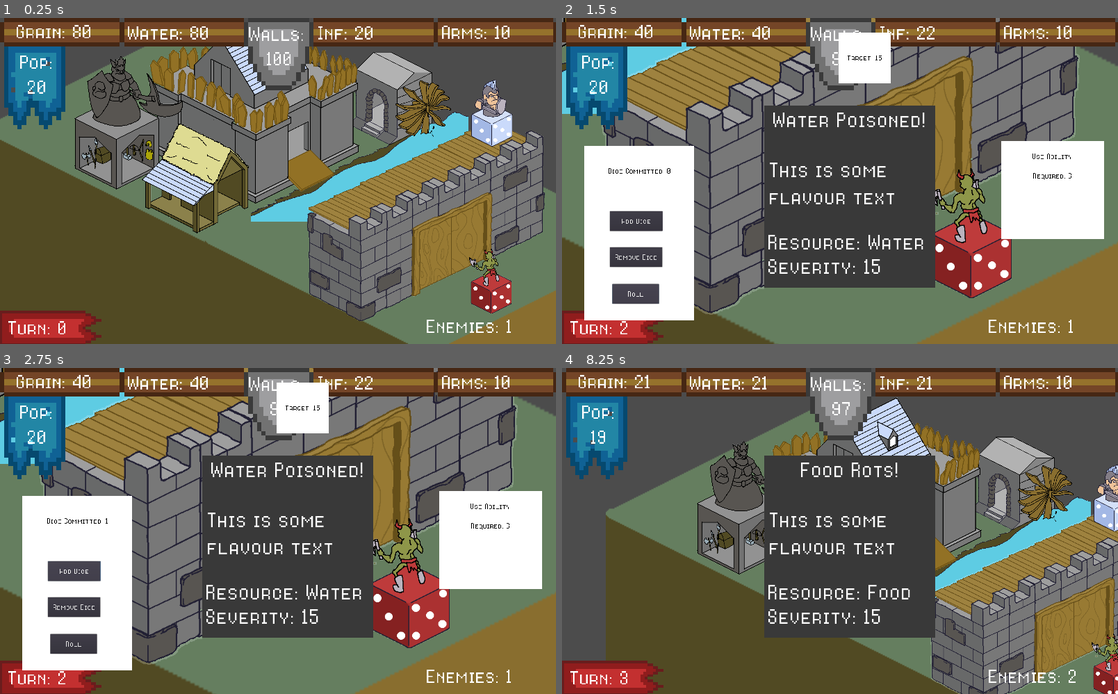
Above: before the commit, frames 1-4 (two rows, left to right).
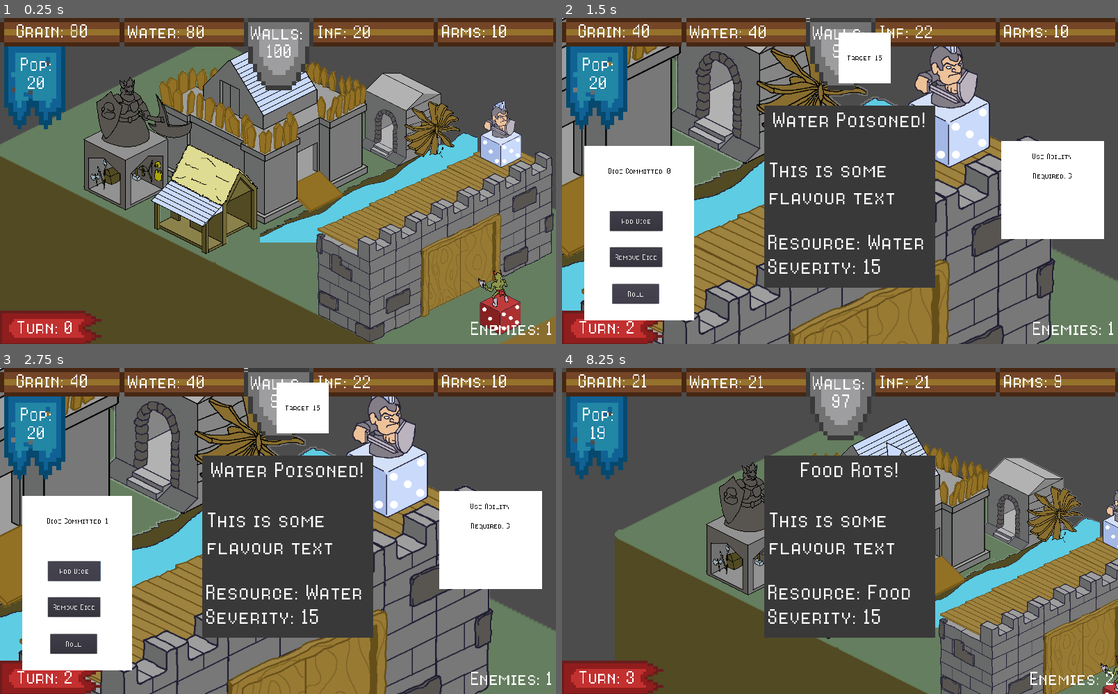
Above: after the commit, the same moments.

Repository: CapsCollective/rng-stronghold
Game: Godot game, scene res://scenes/main.tscn
Same seed, same stepped clock (60 frames per second), same inputs: the game is played once before the commit and once after it.
Inputs (mouse positions are in pixels of both pictures, inside the frame that each line leads up to):
- Up to frame 1 (0.25 s): no input
- Up to frame 2 (1.5 s): tap Enter (ui_accept) at 0.5, 0.77 s; move the mouse to (1001, 154) at 0.52 s; press the mouse at (1001, 154) at 0.53 s; release the mouse at (1001, 154) at 1.25 s; click "Roll" at 1.25 s
- Up to frame 3 (2.75 s): click "Add Dice" at 2 s
- Up to frame 4 (8.25 s): click "Remove Dice" at 2.75 s; click "Roll" at 3.5 s; click "Add Dice" at 4.25 s; click "Remove Dice" at 5 s; click "Roll" at 5.75 s; click "Add Dice" at 6.5 s; click "Remove Dice" at 7.25 s; tap Enter (ui_accept) at 8 s; move the mouse to (840, 531) at 8.02 s; right-click (840, 531) at 8.1 s; click (840, 531) at 8.17 s

The runs differ from the first frame. In frame 1, 44% of the frame differs, in the area x 0-100%, y 1-100%; in frame 2, 49%, in the area x 0-100%, y 0-100%; in frame 3, 49%; in frame 4, 29%.

Commit message:
Fixed up ui elements

Diff:
--- a/scenes/main.tscn
+++ b/scenes/main.tscn
@@ -36,4 +36,4 @@
 margin_bottom = 498.183
 
 [node name="Buildings" parent="." instance=ExtResource( 2 )]
-position = Vector2( 84.3977, 0 )
+position = Vector2( 100.979, 38.4691 )
--- a/scenes/resource_bar.tscn
+++ b/scenes/resource_bar.tscn
@@ -5,12 +5,14 @@
 [ext_resource path="res://res/Turn Banner.png" type="Texture" id=3]
 
 [sub_resource type="DynamicFont" id=1]
-size = 50
+size = 48
+extra_spacing_bottom = -15
 font_data = ExtResource( 1 )
 
 [node name="ResourceBar" type="Control"]
 margin_right = 1023.0
 margin_bottom = 78.0
+rect_pivot_offset = Vector2( 158.555, 57.2394 )
 __meta__ = {
 "_edit_use_anchors_": false
 }
@@ -26,10 +28,10 @@
 texture = ExtResource( 3 )
 
 [node name="TurnLabel" type="Label" parent="."]
-margin_left = 12.7912
-margin_top = 547.301
-margin_right = 171.791
-margin_bottom = 631.301
+margin_left = 30.0
+margin_top = 548.0
+margin_right = 238.0
+margin_bottom = 619.0
 rect_scale = Vector2( 0.617864, 0.617864 )
 custom_fonts/font = SubResource( 1 )
 text = "Turn: "
@@ -38,10 +40,16 @@
 }
 
 [node name="DiceLabel" type="Label" parent="."]
-margin_left = 32.4493
-margin_top = 57.7435
-margin_right = 145.449
-margin_bottom = 202.744
+anchor_left = 0.000149715
+anchor_top = 0.00785383
+anchor_right = 0.000149709
+anchor_bottom = 0.00785378
+margin_left = 27.8468
+margin_top = 63.3874
+margin_right = 150.847
+margin_bottom = 174.387
+grow_horizontal = 2
+grow_vertical = 2
 rect_scale = Vector2( 0.617864, 0.617864 )
 custom_fonts/font = SubResource( 1 )
 text = "Pop: "
@@ -52,13 +60,21 @@
 }
 
 [node name="EnemiesLabel" type="Label" parent="."]
-margin_left = 783.727
-margin_top = 543.978
-margin_right = 1070.73
-margin_bottom = 627.978
+anchor_left = -0.000671566
+anchor_top = 0.00880784
+anchor_right = -0.000671566
+anchor_bottom = 0.00880784
+margin_left = 823.687
+margin_top = 549.313
+margin_right = 1137.69
+margin_bottom = 621.313
 rect_scale = Vector2( 0.617864, 0.617864 )
 custom_fonts/font = SubResource( 1 )
 text = "Enemies: "
+align = 2
+__meta__ = {
+"_edit_use_anchors_": false
+}
 
 [node name="GrainLabel" type="Label" parent="."]
 margin_left = 27.9767
--- a/scripts/event_manager.gd
+++ b/scripts/event_manager.gd
@@ -83,10 +83,12 @@
 				influence += 1
 			elif enemy_roll > player_roll:
 				dice -=1
+				arms -= 1
 				influence -= 1
 			else:
 				enemies -= 1
 				dice -=1
+				arms -= 1
 		elif walls > 0:
 			walls -= get_dice_roll()
 		else:
